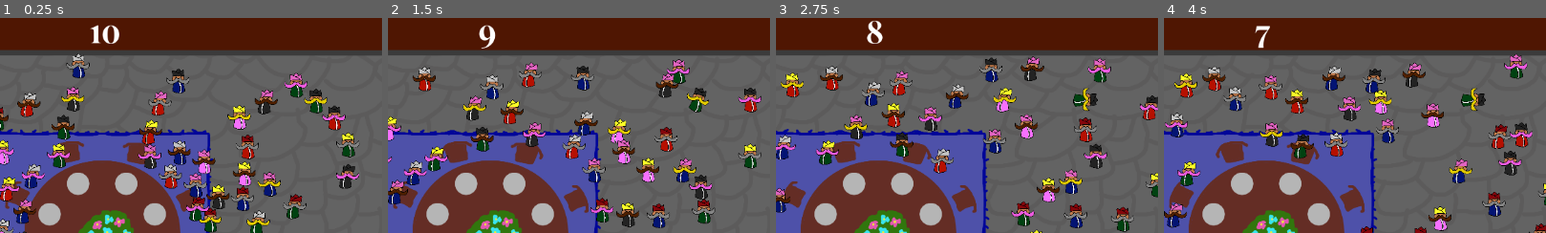
Above: before the commit, frames 1-4 (left to right).
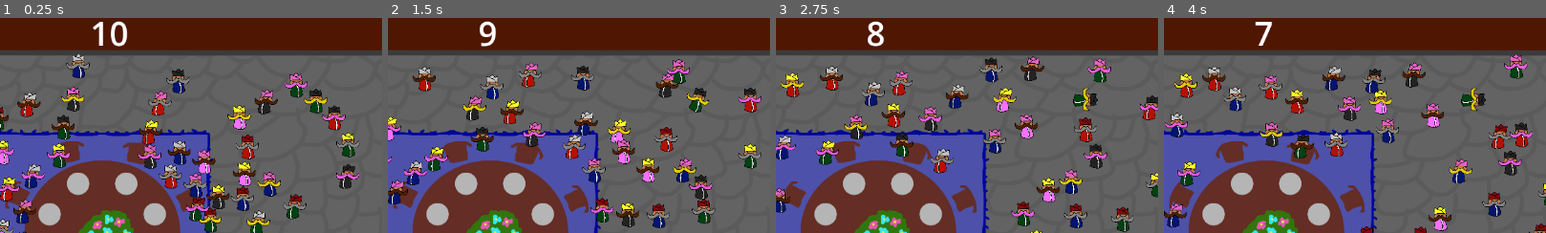
Above: after the commit, the same moments.

Repository: ZiyadAziz/Another-Count-Bites-The-Dust
Game: Godot game, scene res://scenes/game.tscn
Same seed, same stepped clock (60 frames per second), same inputs: the game is played once before the commit and once after it.
Inputs (mouse positions are % of the whole screen's width and height, from its top left):
- Up to frame 1 (0.25 s): no input
- Up to frame 2 (1.5 s): move the mouse to (84, 83) at 0.52 s; click (84, 83) at 0.67 s; move the mouse to (77, 19) at 1.27 s; click (77, 19) at 1.42 s
- Up to frame 3 (2.75 s): move the mouse to (20, 19) at 2.02 s; click (20, 19) at 2.17 s
- Up to frame 4 (4 s): move the mouse to (31, 56) at 2.77 s; click (31, 56) at 2.92 s; move the mouse to (24, 48) at 3.52 s; click (24, 48) at 3.67 s
The pictures show only the part of the screen within x 37-87%, y 0-50%; the shares and areas given below are measured in that part.

The runs differ from the first frame. In frame 1, 0.7% of the frame differs, in the area x 23-34%, y 1-14%; in frame 2, 0.3%; in frame 3, 0.3%; in frame 4, 0.3%.

Commit message:
audio updates

Diff:
--- a/scenes/count.tscn
+++ b/scenes/count.tscn
@@ -4,6 +4,8 @@
 [ext_resource type="Texture2D" uid="uid://bhdij3qaydl8q" path="res://assets/robe_r.png" id="2_rsiuf"]
 [ext_resource type="Texture2D" uid="uid://ddli082w0p20u" path="res://assets/body_db.png" id="3_mvd56"]
 [ext_resource type="Texture2D" uid="uid://dr4tle8v3xs5f" path="res://assets/hat_g.png" id="4_dgec3"]
+[ext_resource type="AudioStream" uid="uid://bce5seawdqx4f" path="res://assets/death_sound.mp3" id="5_dgec3"]
+[ext_resource type="AudioStream" uid="uid://cle08viuolbyq" path="res://assets/player_kill.mp3" id="6_t27py"]
 
 [sub_resource type="CircleShape2D" id="CircleShape2D_lnu2h"]
 radius = 18.027756
@@ -47,6 +49,14 @@
 [node name="WaitTimer" type="Timer" parent="." unique_id=2039855863]
 one_shot = true
 
+[node name="Death" type="AudioStreamPlayer" parent="." unique_id=21278260]
+stream = ExtResource("5_dgec3")
+volume_db = -21.894
+
+[node name="PlayerKill" type="AudioStreamPlayer" parent="." unique_id=771013835]
+stream = ExtResource("6_t27py")
+volume_db = -13.684
+
 [connection signal="input_event" from="." to="." method="_on_input_event"]
 [connection signal="timeout" from="MurderClock" to="." method="_on_murder_clock_timeout"]
 [connection signal="timeout" from="WaitTimer" to="." method="_on_wait_timer_timeout"]
--- a/scenes/game.tscn
+++ b/scenes/game.tscn
@@ -1,7 +1,7 @@
 [gd_scene format=3 uid="uid://dlnwn52ssdac2"]
 
 [ext_resource type="Script" uid="uid://u1ngfs3xri4i" path="res://scripts/level_manager.gd" id="1_yqjtg"]
-[ext_resource type="FontFile" uid="uid://dy0yhkipbai2q" path="res://assets/SuperiorMedium.otf" id="2_lbhrr"]
+[ext_resource type="AudioStream" uid="uid://deeoc0shsbbyk" path="res://assets/background_audio.mp3" id="2_lbhrr"]
 [ext_resource type="PackedScene" uid="uid://cx4l8n6c7rp65" path="res://scenes/spawner.tscn" id="3_lnu2h"]
 [ext_resource type="Texture2D" uid="uid://dxvmyj55fxxrb" path="res://assets/backgrown.png" id="4_lbhrr"]
 
@@ -34,7 +34,6 @@
 offset_top = -12.0
 offset_right = 626.0
 offset_bottom = 123.0
-theme_override_fonts/font = ExtResource("2_lbhrr")
 theme_override_font_sizes/font_size = 50
 text = "10
 "
@@ -42,6 +41,11 @@
 [node name="MurderCountDown" type="Timer" parent="LevelManager" unique_id=1680468245]
 wait_time = 10.0
 autostart = true
+
+[node name="BackgroundAudio" type="AudioStreamPlayer" parent="LevelManager" unique_id=337082425]
+stream = ExtResource("2_lbhrr")
+volume_db = -39.228
+autoplay = true
 
 [node name="spawner" parent="." unique_id=1828385876 instance=ExtResource("3_lnu2h")]
 position = Vector2(-4, 0)
--- a/scripts/count.gd
+++ b/scripts/count.gd
@@ -32,7 +32,8 @@
 var hat_default_y := 0.0
 var robe_default_y := 0.0
 
-#Currently Imposter is always id 1, so he should be a blonde with black crown and black robe
+@onready var death: AudioStreamPlayer = $Death
+@onready var player_kill: AudioStreamPlayer = $PlayerKill
 
 #blonde, dark brown, gray, pink
 var bodyPaths: Array[String] = ["res://assets/body_bd.png", "res://assets/body_db.png", "res://assets/body_g.png", "res://assets/body_p.png"]
@@ -70,6 +71,8 @@
 			collision_shape_2d.disabled = true
 			self.input_pickable = false
 			self.z_index = 0
+			death.pitch_scale = randf_range(0.95, 1.1)
+			death.play()
 			create_tween().tween_property(self, "rotation_degrees", 90.0, 0.3)
 
 		died = true
@@ -120,10 +123,18 @@
 	roam_target = global_position + Vector2.RIGHT.rotated(angle) * distance
 	move_direction = (roam_target - global_position).normalized()
 
+func pick_new_target_run(runaway: int):
+	var angle = randf() * TAU
+	var distance = randf_range(runaway, 1000)
+
+	roam_target = global_position + Vector2.RIGHT.rotated(angle) * distance
+	move_direction = (roam_target - global_position).normalized()
+
 #This is the killing mechanic, need to check whether or not the Count is an imposter for what it does, currently just queue_free but later it should play a sound and animation
 # and maybe just set the NPC state to being dead
 func _on_input_event(viewport: Node, event: InputEvent, shape_idx: int) -> void:
 	if event is InputEventMouseButton and event.pressed and event.button_index == MOUSE_BUTTON_LEFT:
+		player_kill.play()
 		current_state = State.DEAD
 		print("Killed NPC", id)
 
@@ -144,6 +155,7 @@
 		victim.current_state = State.DEAD
 		#victim.queue_free() #play an animation instead
 		print("Killed NPC", victim.id)
+		pick_new_target_run(ROAM_AREA)
 
 
 func _on_wait_timer_timeout() -> void:
Binary file removed: assets/SuperiorMedium.otf
Not shown, removed: assets/SuperiorMedium.otf.import
Not shown, added: assets/background_audio.mp3.import
Not shown, added: assets/death_sound.mp3.import
Not shown, added: assets/player_kill.mp3.import
Not shown, added: assets/background_audio.mp3
Not shown, added: assets/death_sound.mp3
Not shown, added: assets/player_kill.mp3
